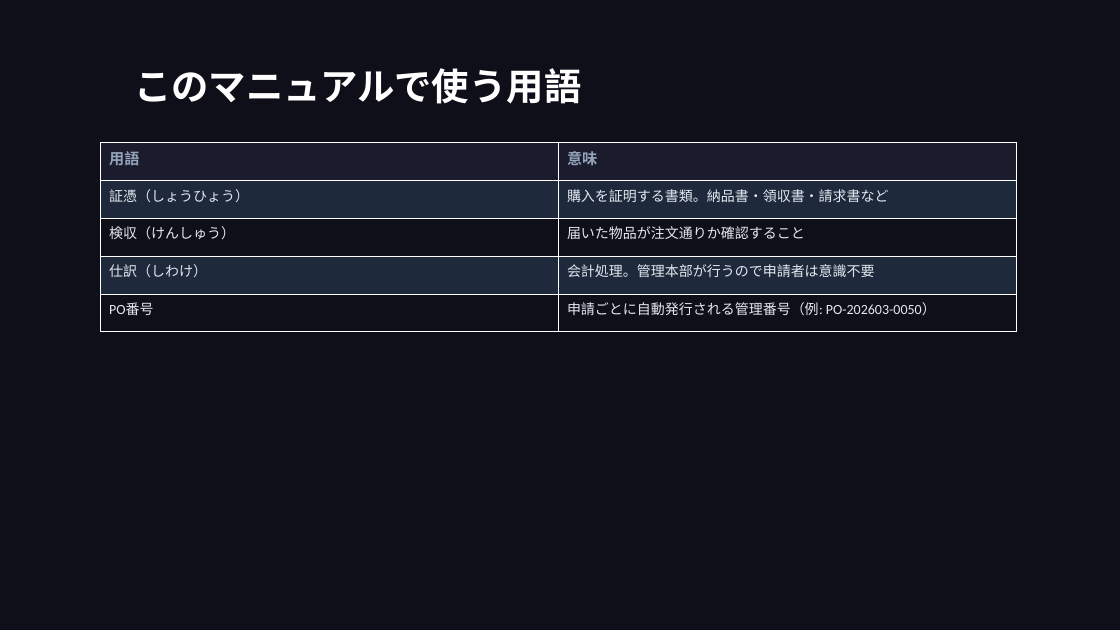
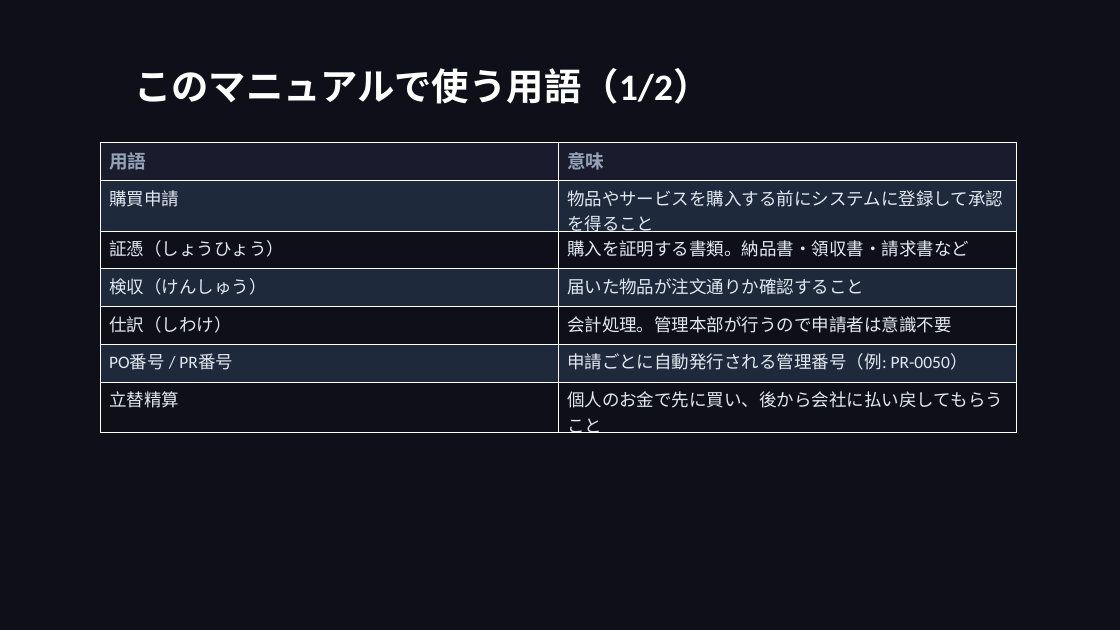
Before and after one commit to takeshiizawa123/next-procurement-poc, a slide deck: slide 2 of docs/user-manual.pptx. Drawn at 1120x630 pixels with LibreOffice and Linux fonts; fonts in the diff are those of the drawing. Boxes give left, top, right and bottom in pixels: in the first picture for what was removed or moved away, otherwise in the second. Text is boxed around its words. In the diff, an @@ line names an element or a change of style, - is before the commit and + after.

```diff
--- a/docs/user-manual.pptx
+++ b/docs/user-manual.pptx
@@ text at [134,68,710,104]: text changed @@
-このマニュアルで使う用語
+このマニュアルで使う用語（1/2）
@@ table at [101,143,1017,437] @@
+row 2: 購買申請 | 物品やサービスを購入する前にシステムに登録して承認を得ること
-row 5: PO番号 | 申請ごとに自動発行される管理番号（例: PO-202603-0050）
+row 6: PO番号 / PR番号 | 申請ごとに自動発行される管理番号（例: PR-0050）
+row 7: 立替精算 | 個人のお金で先に買い、後から会社に払い戻してもらうこと
```
Also in this commit, not shown: 24 other slides changed, 1 slide added, 5 other files.
